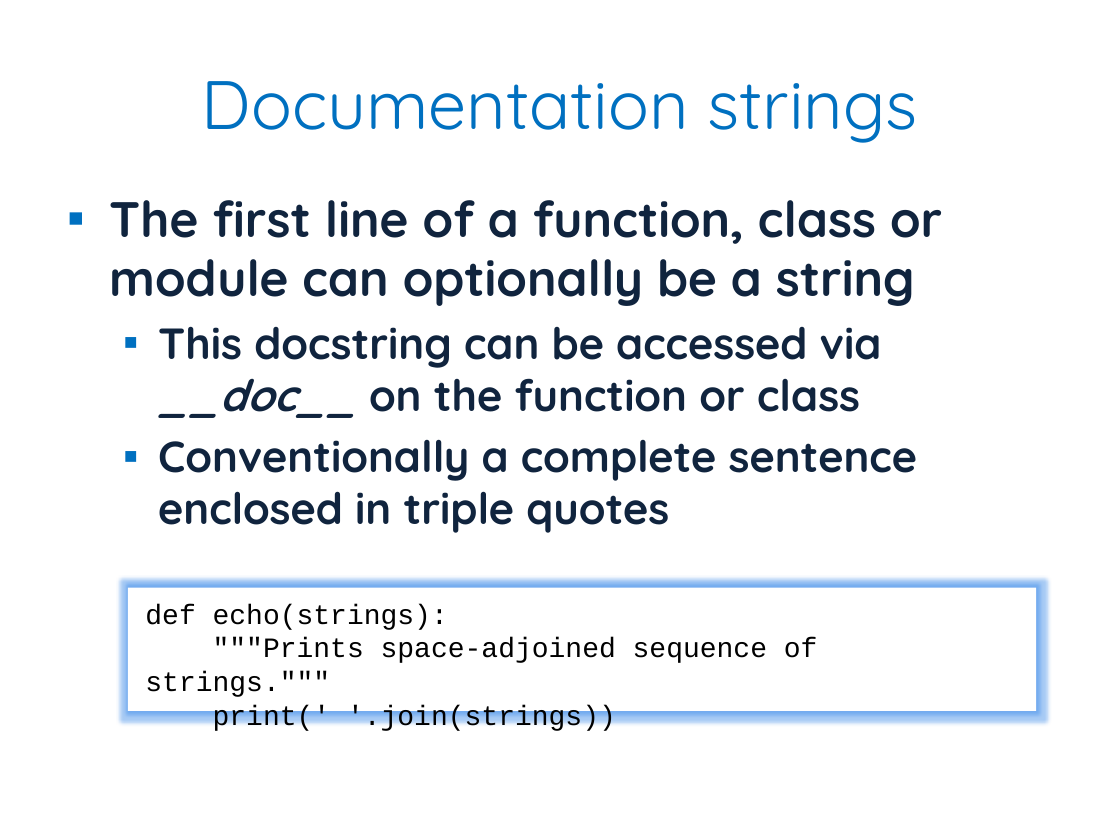
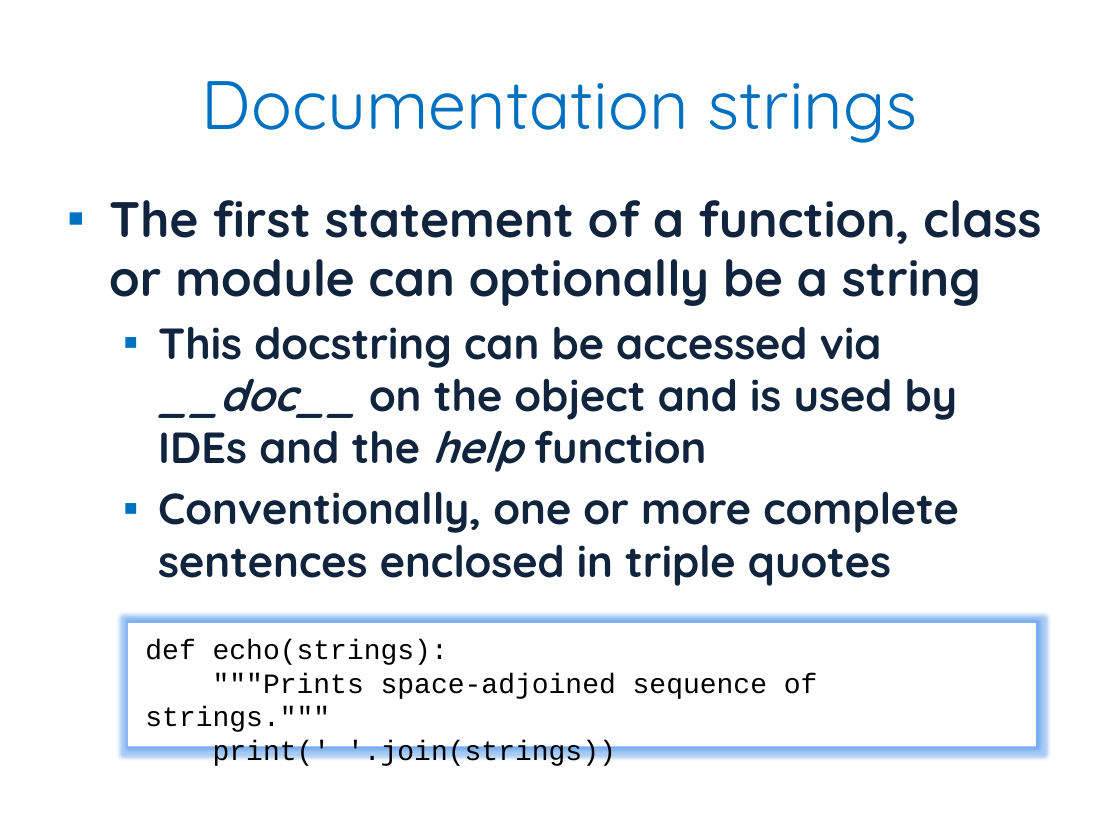
Before and after one commit to JonJagger/two-day-courses, a slide deck: slide 100 of pf/Python Foundation.pptx. Drawn at 1120x840 pixels with LibreOffice and Linux fonts; fonts in the diff are those of the drawing. Boxes give left, top, right and bottom in pixels: in the first picture for what was removed or moved away, otherwise in the second. Text is boxed around its words. In the diff, an @@ line names an element or a change of style, - is before the commit and + after.

```diff
--- a/pf/Python Foundation.pptx
+++ b/pf/Python Foundation.pptx
@@ text at [109,200,1041,586]: text changed @@
-▪ The first line of a function, class or module can optionally be a string
-  ▪ This docstring can be accessed via __doc__ on the function or class
-  ▪ Conventionally a complete sentence enclosed in triple quotes
+▪ The first statement of a function, class or module can optionally be a string
+  ▪ This docstring can be accessed via __doc__ on the object and is used by IDEs and the help function
+  ▪ Conventionally, one or more complete sentences enclosed in triple quotes
@@ rectangle "def echo(strings):": place and size @@
-rectangle "def echo(strings):" at [128,588,1036,711]
+rectangle "def echo(strings):" at [128,623,1036,746]
```
Also in this commit, not shown: 7 other slides changed, 1 other file.
